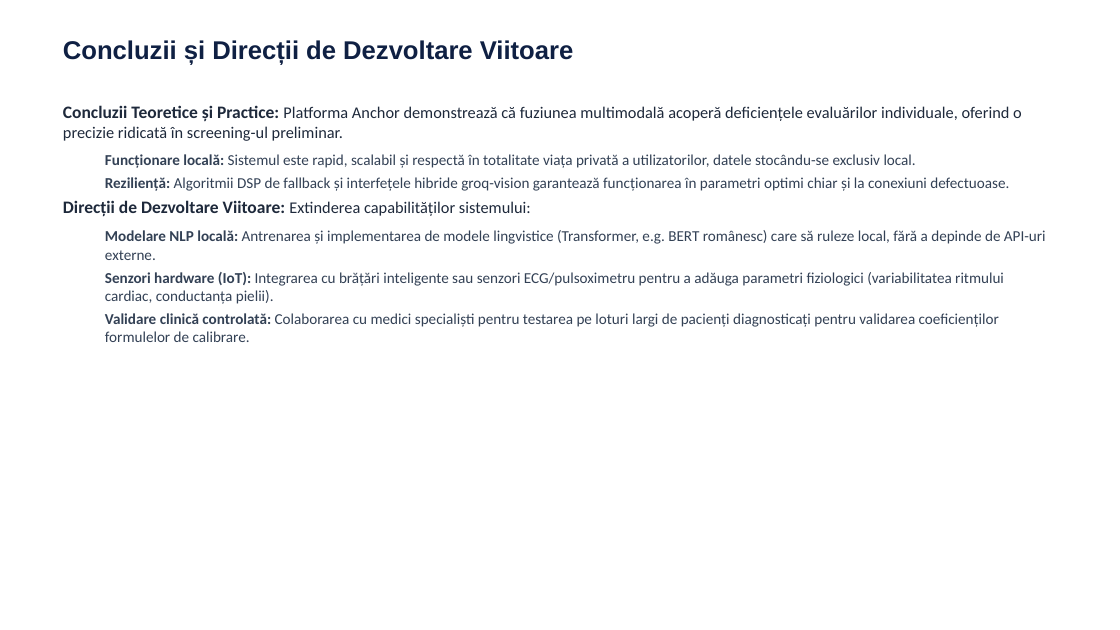
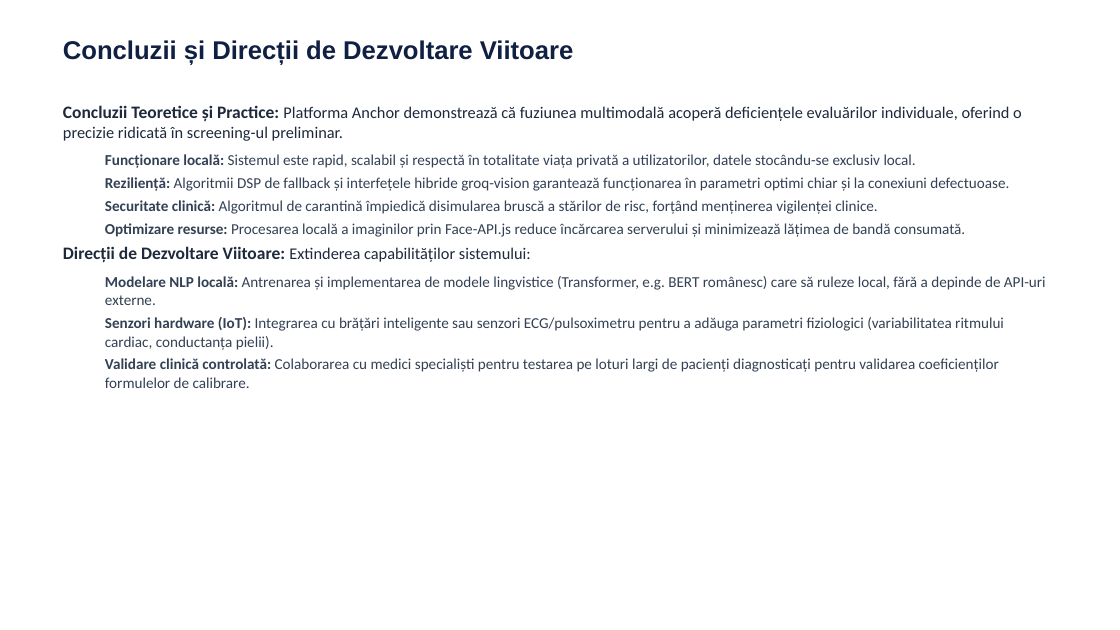
Before and after one commit to benxta4424/Anchor, a slide deck: slide 14 of Prezentare_Licenta_Podean_Beniamin.pptx. Drawn at 1120x630 pixels with LibreOffice and Linux fonts; fonts in the diff are those of the drawing. Boxes give left, top, right and bottom in pixels: in the first picture for what was removed or moved away, otherwise in the second. Text is boxed around its words. In the diff, an @@ line names an element or a change of style, - is before the commit and + after.

Commit message:
docs: add two theoretical and practical conclusions to Slide 14

```diff
--- a/Prezentare_Licenta_Podean_Beniamin.pptx
+++ b/Prezentare_Licenta_Podean_Beniamin.pptx
@@ text at [105, 200, 965, 237]: paragraphs added @@
+  Securitate clinică: Algoritmul de carantină împiedică disimularea bruscă a stărilor de risc, forțând menținerea vigilenței clinice.
+  Optimizare resurse: Procesarea locală a imaginilor prin Face-API.js reduce încărcarea serverului și minimizează lățimea de bandă consumată.
```
